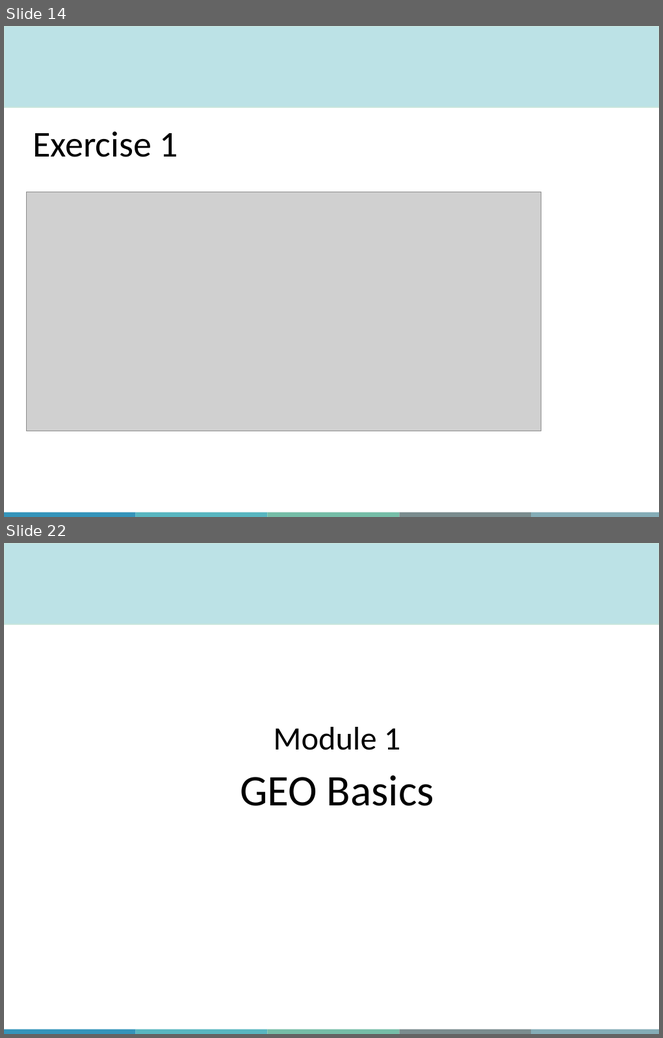
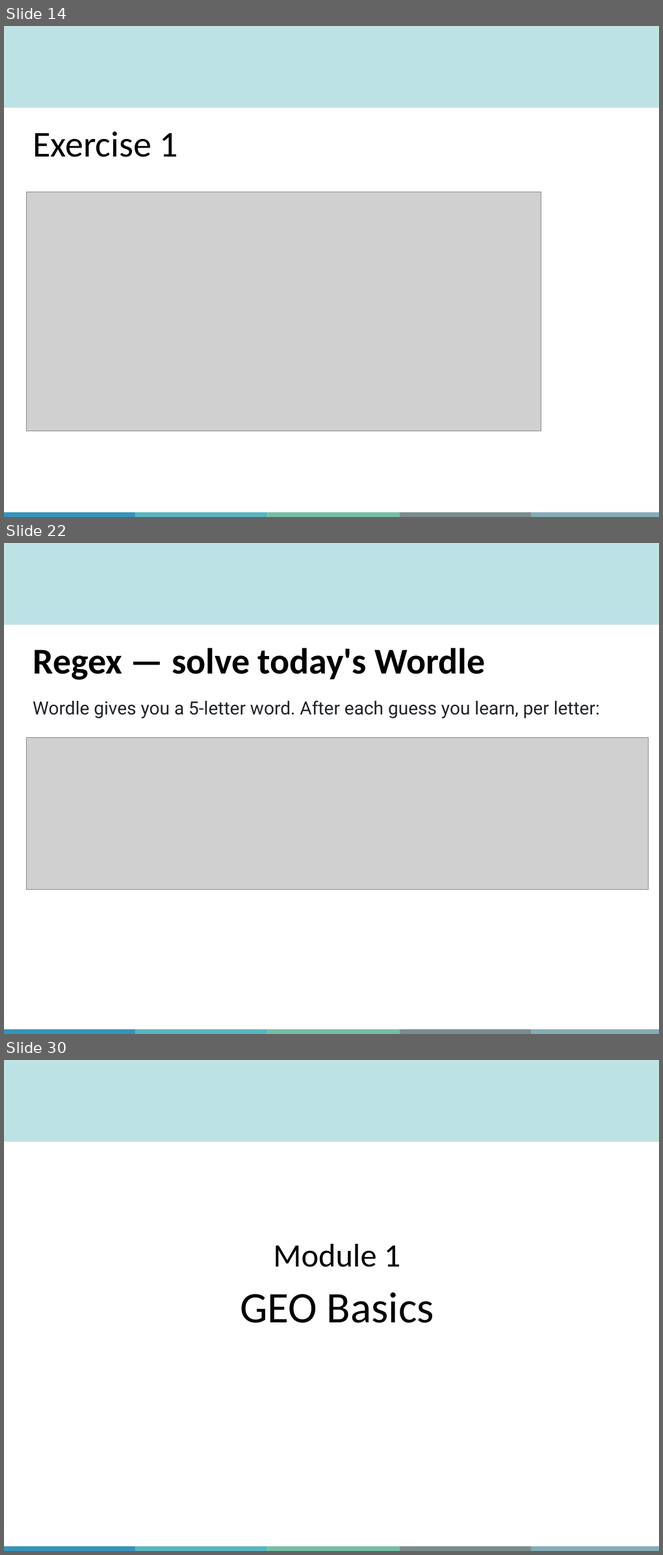
Before and after one commit to QLS-MiCM/Introduction-to-RNA-seq, a slide deck: Slides/Introduction-to-UNIX-and-RNA-seq-Repositories.pptx. Shown one above the other, each under a label of ours: slides 14 and 22 before the commit, slides 14, 22 and 30 after it; the slides between them are not shown. The pictures are 663x1038 and 663x1555 pixels, drawn with LibreOffice and Linux fonts; fonts in the diff are those of the drawing; grey boxes stand for pictures; background and template pictures are left out. Boxes give left, top, right and bottom in pixels: in the first picture for what was removed or moved away, otherwise in the second. Text is boxed around its words. In the diff, an @@ line names an element or a change of style, - is before the commit and + after.

Commit message:
Add Pattern Matching module: grep, regex, awk, Wordle capstone
- New slides cover grep, regex theory, a Wordle mini-capstone (cat | tr | egrep), and awk on CSV + FASTQ
- happiness.csv: 60-row dataset for grep + awk practice
- Exercise_grep.sh, Exercise_wordle.sh, Exercise_awk_fastq.sh: answer keys matching the new slides
- setup.sh: install wamerican on Ubuntu/WSL so /usr/share/dict/words is available
- README.md: updated exercise index

```diff
--- a/Slides/Introduction-to-UNIX-and-RNA-seq-Repositories.pptx
+++ b/Slides/Introduction-to-UNIX-and-RNA-seq-Repositories.pptx
@@ slide 22 added at <box>4,543,659,1034</box>, background #FFFFFF; not listed: 6 template elements that a slide beside it also shows @@
@@ title added at <box>33,648,486,680</box>, 40 pt, text #000000, bold @@
+Regex — solve today's Wordle
@@ text added at <box>33,700,600,719</box>, 20 pt, text #1F2328 @@
+Wordle gives you a 5-letter word. After each guess you learn, per letter:
@@ picture added at <box>26,737,649,889</box> @@
@@ what was slide 22 is now slide 30 @@
```
Also in this commit, not shown: 2 slides changed, 15 other slides added, 7 slides removed, 7 other files.
